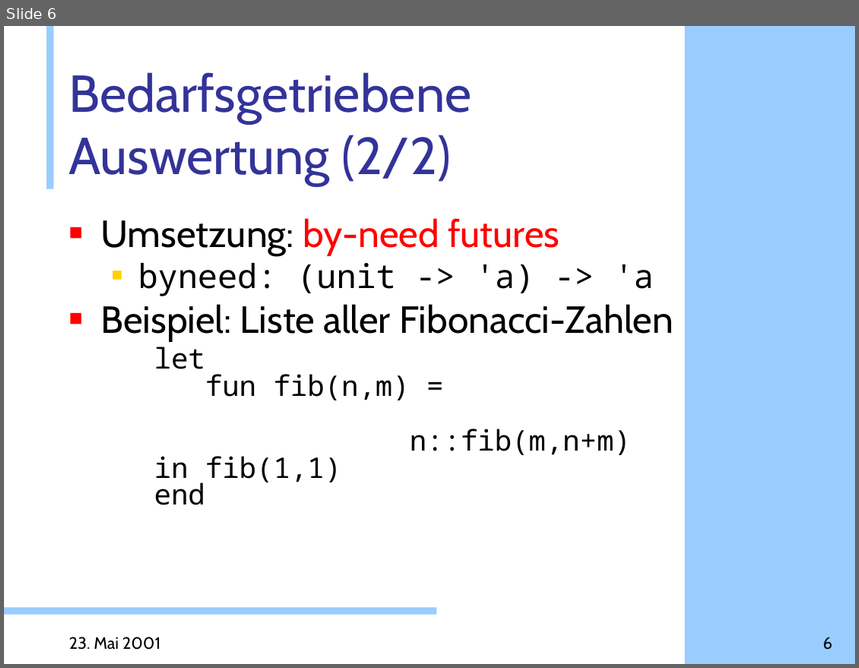
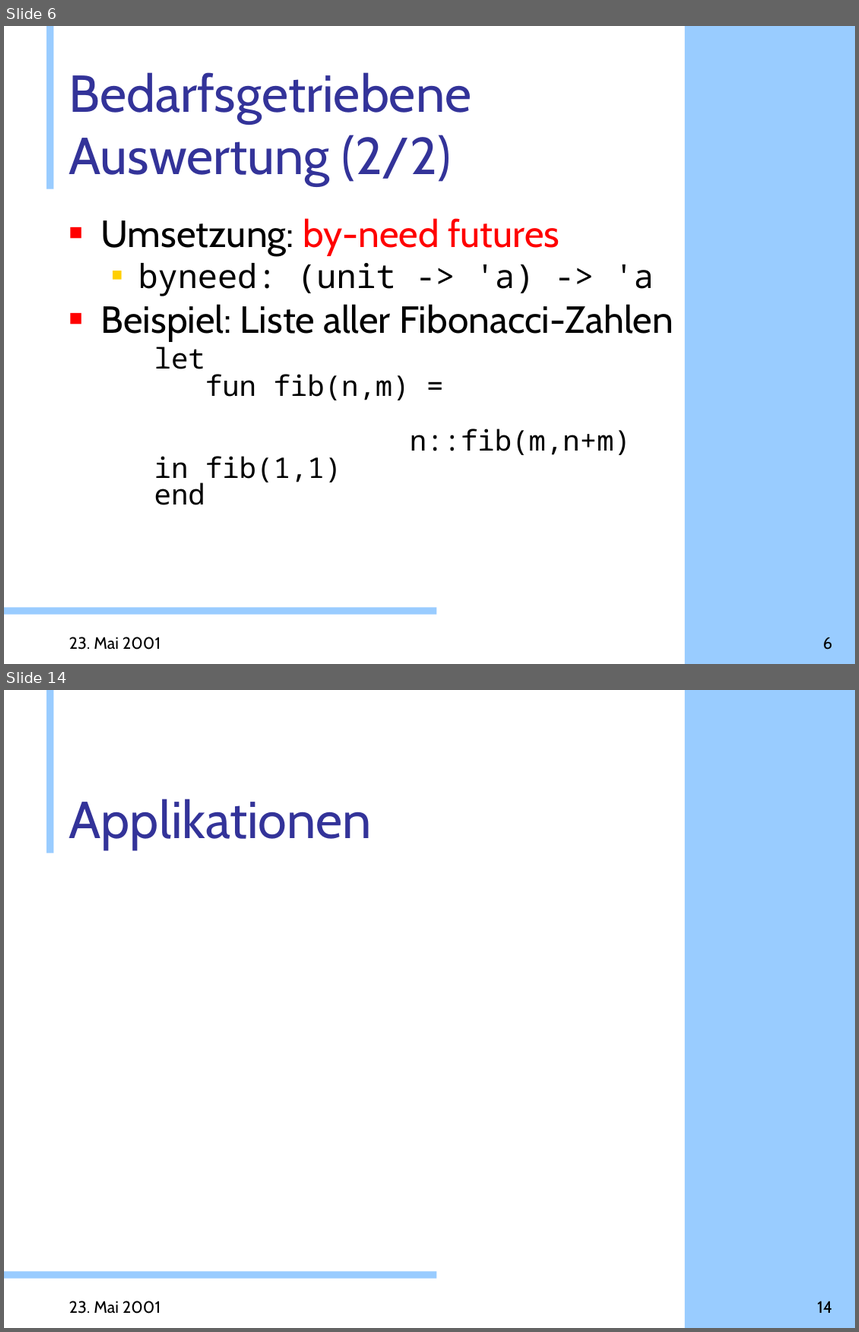
Before and after one commit to doublec/aliceml-abandoned, a slide deck: doc/presentations/Web-Projekt.ppt. Shown one above the other, each under a label of ours: slide 6 before the commit, slides 6 and 14 after it; the slides between them are not shown. The pictures are 859x668 and 859x1332 pixels, drawn with LibreOffice and Linux fonts; fonts in the diff are those of the drawing; background and template pictures are left out. Boxes give left, top, right and bottom in pixels: in the first picture for what was removed or moved away, otherwise in the second. Text is boxed around its words. In the diff, an @@ line names an element or a change of style, - is before the commit and + after.

```diff
--- a/doc/presentations/Web-Projekt.ppt
+++ b/doc/presentations/Web-Projekt.ppt
@@ slide 14 added at box(4, 690, 855, 1328), background #FFFFFF; not listed: 3 template elements that a slide beside it also shows @@
@@ title added at box(69, 799, 372, 850), 44 pt, text #333399 @@
+Applikationen
@@ text added at box(69, 1301, 161, 1314), 14 pt, text #000000 @@
+23. Mai 2001
@@ page number added at box(817, 1301, 832, 1313), 14 pt, text #000000 @@
+14
```
Also in this commit, not shown: 5 slides changed, 7 other slides added.
